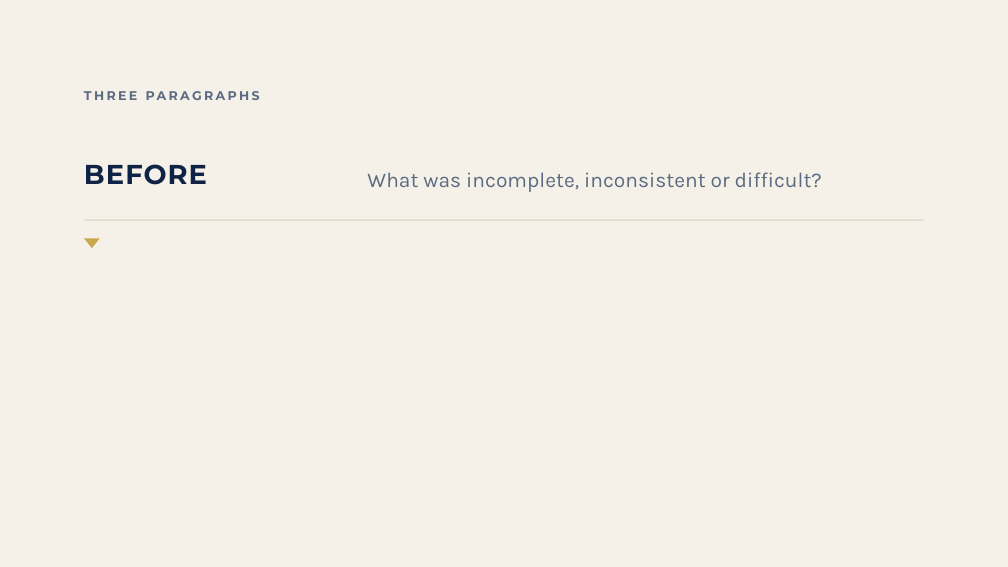
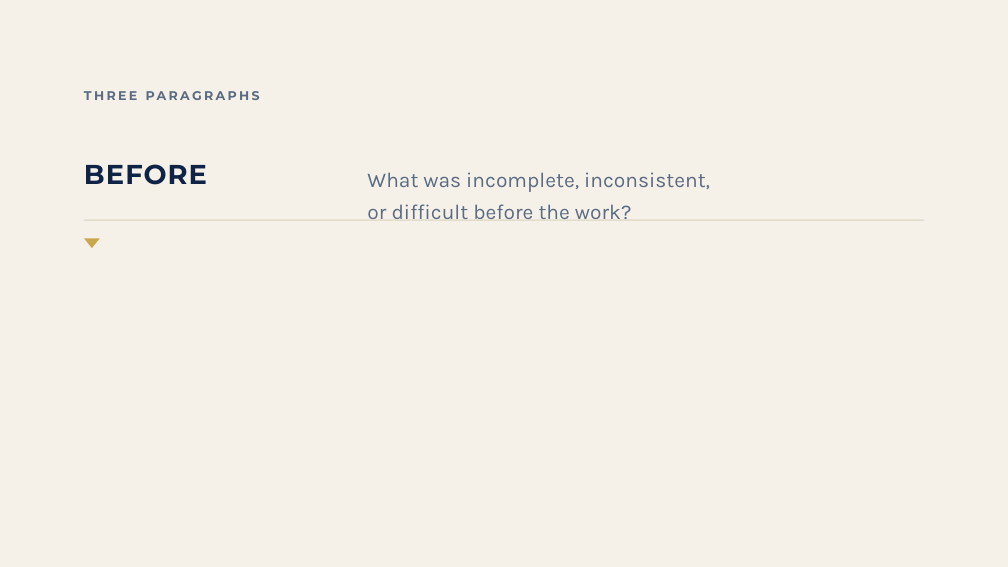
Before and after one commit to temidanielle/temidayoafonja-site, a slide deck: slide 20 of deliverables/video-7-slides/out/Video_7_Reveal_Builds.pptx. Drawn at 1008x567 pixels with LibreOffice and Linux fonts; fonts in the diff are those of the drawing. Boxes give left, top, right and bottom in pixels: in the first picture for what was removed or moved away, otherwise in the second. Text is boxed around its words. In the diff, an @@ line names an element or a change of style, - is before the commit and + after.

```diff
--- a/deliverables/video-7-slides/out/Video_7_Reveal_Builds.pptx
+++ b/deliverables/video-7-slides/out/Video_7_Reveal_Builds.pptx
@@ text at <box>367,172,710,219</box>: text changed @@
-What was incomplete, inconsistent or difficult?
+What was incomplete, inconsistent,
+or difficult before the work?
```
Also in this commit, not shown: 3 other slides changed, 18 other files.
